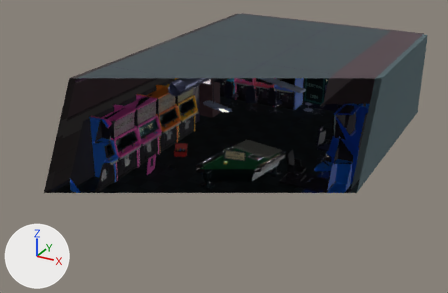
The glTF model places/baked/game-room-1-day/game-room-1-day.lod1.glb: old version first, new version second.
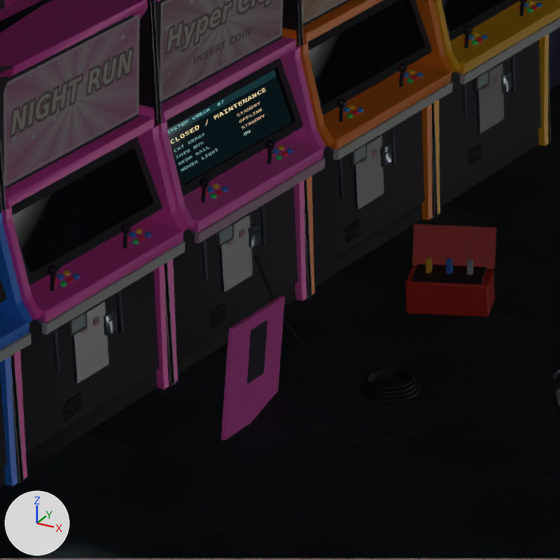
Each version appears first whole from a camera (50 mm lens) standing at (9.02, -17.71, 10.02) and looking at (-1.59, 1.58, 0.38), and next in a close-up on the part from 25% to 44% of the width and 37% to 66% of the height. Arrows for +X, +Y and +Z are at lower left; the lights stay in place. The last two pictures show the newer version. Everything nearer to the camera than a plane just in front of the edit is cut away. Where no turn or scale is listed for an object, it has been applied to the vertices.
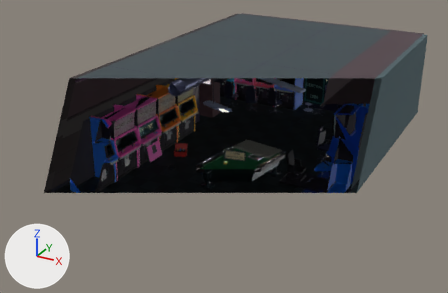
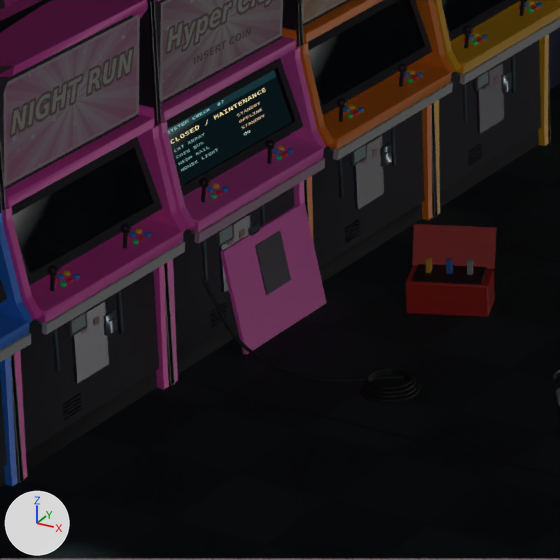
What differs and where, as boxes [x1, y1, x2, y2] in the close-ups (560 x 560 px):
'Mesh_4', moved, turned
    before: [221, 296, 285, 440]
    after: [220, 202, 326, 354]
'Mesh_5', moved, turned
    before: [247, 320, 268, 383]
    after: [255, 231, 291, 295]
'Mesh_16', moved, rescaled (35% wider, 17% shorter)
    before: [254, 255, 404, 379]
    after: [201, 278, 404, 381]

The edits, one by one:
Object 'Mesh_4' (ob_mesh_4) moves from (-3.2, -0.988, 0.304) to (-3.782, 0.05, 0.304).
Object 'Mesh_4' (ob_mesh_4) turns from (2.9, 11, 105) to (-11, 0, 90) degrees about x, y and z.
Object 'Mesh_5' (ob_mesh_5) moves from (-3.184, -0.967, 0.391) to (-3.784, 0.05, 0.395).
Object 'Mesh_5' (ob_mesh_5) turns from (2.9, 11, 105) to (-11, 0, 90) degrees about x, y and z.
Object 'Mesh_16' (ob_mesh_16) moves from (-3.239, -0.228, 0.272) to (-3.277, -0.407, 0.273).
Object 'Mesh_16' (ob_mesh_16) is rescaled from (0.49, 0.49, 0.49) to (0.532, 0.532, 0.532).
